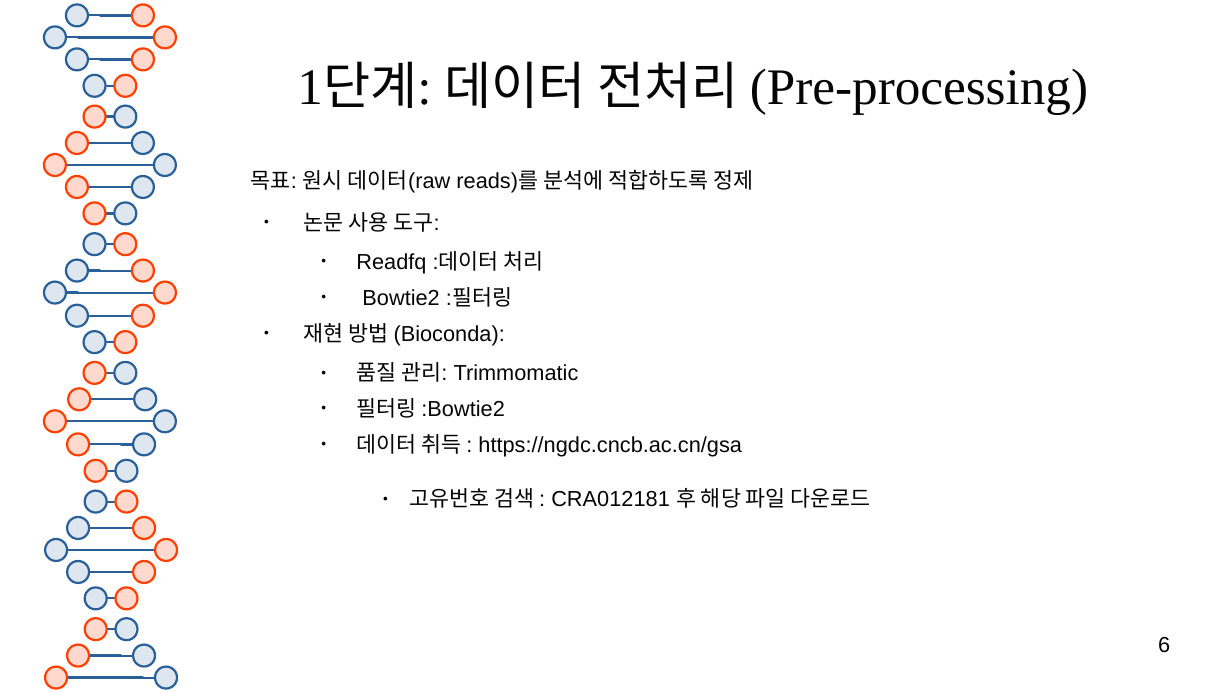
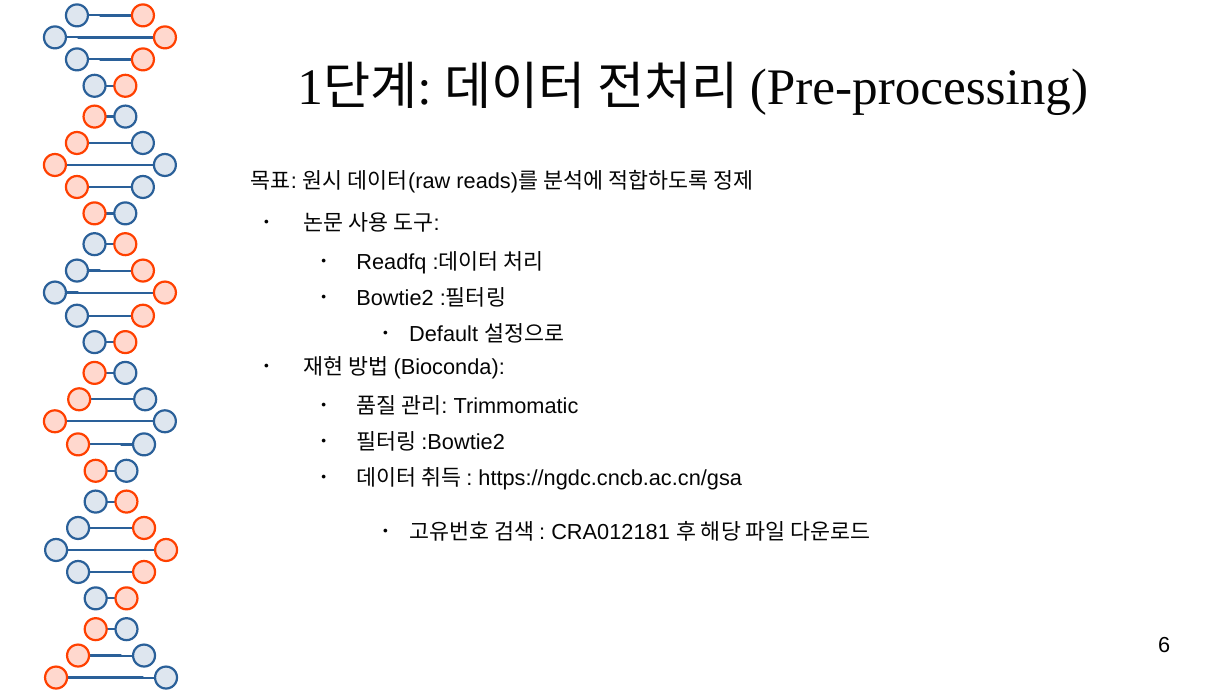
Before and after one commit to SHINKHO/bioinformatics_phase, a slide deck: slide 6 of docs/케이스 스터디-ARG.odp. Drawn at 1232x693 pixels with LibreOffice and Linux fonts; fonts in the diff are those of the drawing. Boxes give left, top, right and bottom in pixels: in the first picture for what was removed or moved away, otherwise in the second. Text is boxed around its words. In the diff, an @@ line names an element or a change of style, - is before the commit and + after.

```diff
--- a/docs/케이스 스터디-ARG.odp
+++ b/docs/케이스 스터디-ARG.odp
@@ text at (x1=409, y1=323, x2=564, y2=343): paragraph added @@
+      ● Default 설정으로
```
Also in this commit, not shown: 2 other slides changed, 1 slide added, 1 other file.
